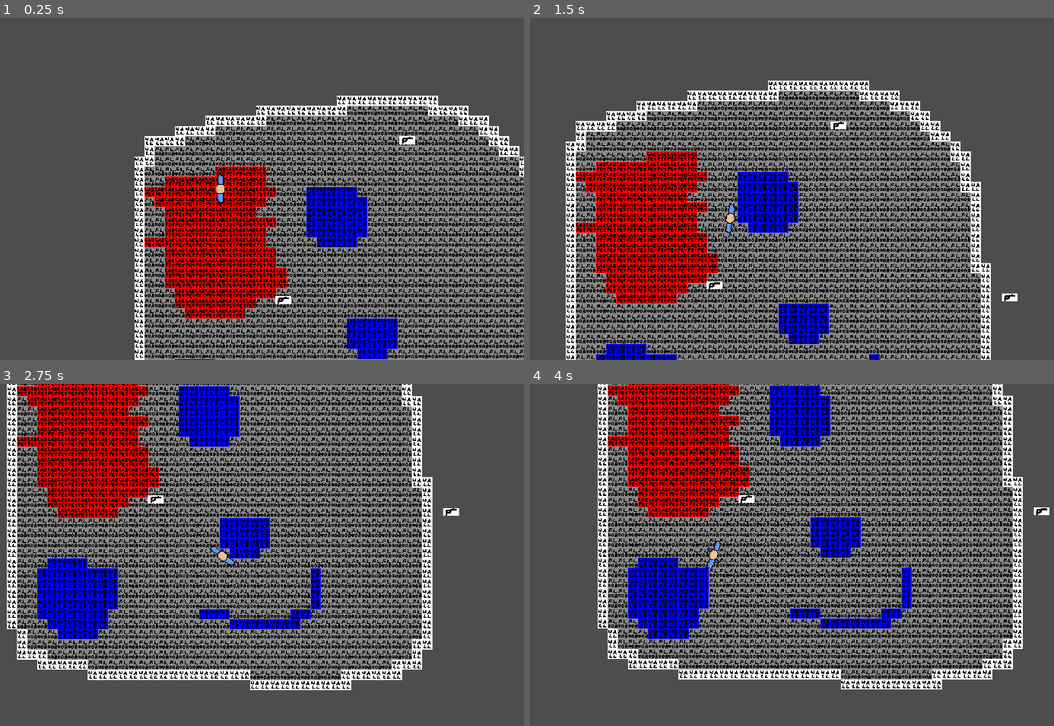
Above: before the commit, frames 1-4 (two rows, left to right).
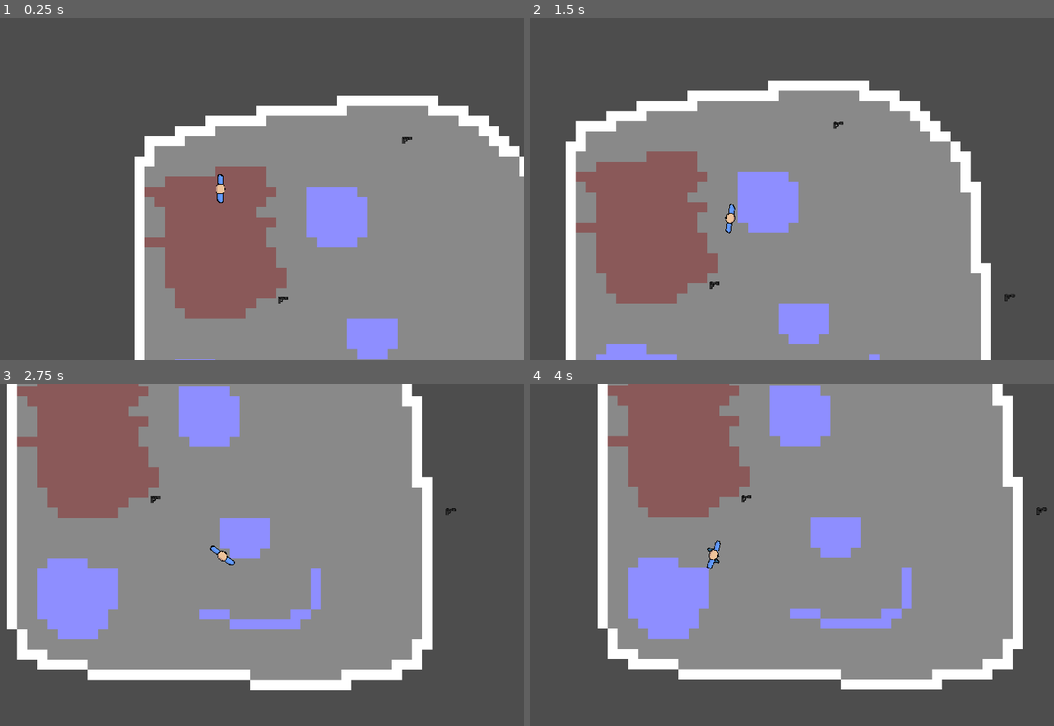
Above: after the commit, the same moments.

Repository: Marcelunio/Infernal_Night
Game: Godot game, scene res://Scenes/world.tscn
Same seed, same stepped clock (60 frames per second), same inputs: the game is played once before the commit and once after it.
Inputs (mouse positions are in pixels of both pictures, inside the frame that each line leads up to):
- Up to frame 1 (0.25 s): no input
- Up to frame 2 (1.5 s): tap Enter at 0.5 s; move the mouse to (886, 171) at 0.52 s; hold D (move_right) 0.53-1.28 s; hold Shift (control_camera) 0.53-1.28 s; move the mouse to (629, 206) at 1.27 s; hold S (move_down) from 1.28 s (still down); click (629, 206) at 1.35 s
- Up to frame 3 (2.75 s): move the mouse to (282, 479) at 2.02 s; release S (move_down) at 2.03 s; hold D (move_right) from 2.03 s (still down); right-click (282, 479) at 2.1 s
- Up to frame 4 (4 s): move the mouse to (718, 623) at 2.77 s; release D (move_right) at 2.78 s; hold W (move_up) 2.78-3.53 s; tap Shift (control_camera) at 2.85 s; move the mouse to (933, 606) at 3.52 s; hold A (move_left) from 3.53 s (still down); click (933, 606) at 3.6 s

The runs differ from the first frame. In frame 1, 29% of the frame differs, in the area x 25-100%, y 22-100%; in frame 2, 32%; in frame 3, 37%; in frame 4, 37%, in the area x 13-100%, y 0-90%.

Commit message:
adjusted test sprites and tilesheet colors

Diff:
--- a/Scenes/WeaponPickup.tscn
+++ b/Scenes/WeaponPickup.tscn
@@ -1,13 +1,13 @@
 [gd_scene load_steps=5 format=3 uid="uid://t7ktbcl5debv"]
 
 [ext_resource type="Script" uid="uid://1sve1s3by3ie" path="res://Source/WeaponPickup.gd" id="1_osvus"]
-[ext_resource type="Texture2D" uid="uid://cjca5o08q75c7" path="res://Assets/Guns/gun.png" id="2_kfb1x"]
+[ext_resource type="Texture2D" uid="uid://bg7f0syedwukm" path="res://Assets/test/gun.png" id="2_phod8"]
 
-[sub_resource type="RectangleShape2D" id="RectangleShape2D_gn8yl"]
-size = Vector2(50, 25)
+[sub_resource type="RectangleShape2D" id="RectangleShape2D_phod8"]
+size = Vector2(32, 22)
 
 [sub_resource type="RectangleShape2D" id="RectangleShape2D_osvus"]
-size = Vector2(50, 26)
+size = Vector2(36, 26)
 
 [node name="WeaponPickup" type="RigidBody2D"]
 collision_layer = 2
@@ -15,13 +15,12 @@
 gravity_scale = 0.0
 linear_damp = 1.065
 script = ExtResource("1_osvus")
-metadata/_edit_group_ = true
 
 [node name="Sprite2D" type="Sprite2D" parent="."]
-texture = ExtResource("2_kfb1x")
+texture = ExtResource("2_phod8")
 
 [node name="CollisionShape2D" type="CollisionShape2D" parent="."]
-shape = SubResource("RectangleShape2D_gn8yl")
+shape = SubResource("RectangleShape2D_phod8")
 
 [node name="Area2D" type="Area2D" parent="."]
 collision_layer = 4
--- a/Scenes/bullet.tscn
+++ b/Scenes/bullet.tscn
@@ -1,7 +1,7 @@
 [gd_scene load_steps=4 format=3 uid="uid://bx08mqdd7o8ih"]
 
 [ext_resource type="Script" uid="uid://bskud63qk2703" path="res://Source/bullet.gd" id="1_v8qja"]
-[ext_resource type="Texture2D" uid="uid://fd0nh1kau1m7" path="res://Assets/Guns/bullets/bullet.png" id="2_t4vbm"]
+[ext_resource type="Texture2D" uid="uid://c2ch8qjtg57bs" path="res://Assets/test/bullet.png" id="2_oduel"]
 
 [sub_resource type="RectangleShape2D" id="RectangleShape2D_2b2rl"]
 size = Vector2(4, 10)
@@ -12,7 +12,7 @@
 script = ExtResource("1_v8qja")
 
 [node name="Sprite2D" type="Sprite2D" parent="."]
-texture = ExtResource("2_t4vbm")
+texture = ExtResource("2_oduel")
 
 [node name="CollisionShape2D" type="CollisionShape2D" parent="."]
 shape = SubResource("RectangleShape2D_2b2rl")
--- a/Scenes/character2D.tscn
+++ b/Scenes/character2D.tscn
@@ -43,7 +43,6 @@
 }]
 
 [node name="CharacterBody2D" type="CharacterBody2D" groups=["player"]]
-position = Vector2(649, 388)
 collision_mask = 60
 script = ExtResource("1_2cyhl")
 metadata/_edit_group_ = true
Binary file changed: Assets/test/bullet.png
Not shown, added: Assets/test/bullet.png.import
Binary file changed: Assets/test/gun.png
Not shown, added: Assets/test/gun.png.import
Not shown, added: Assets/test/player_animations.png.import
Binary file changed: TileSets/tilesheet.png
